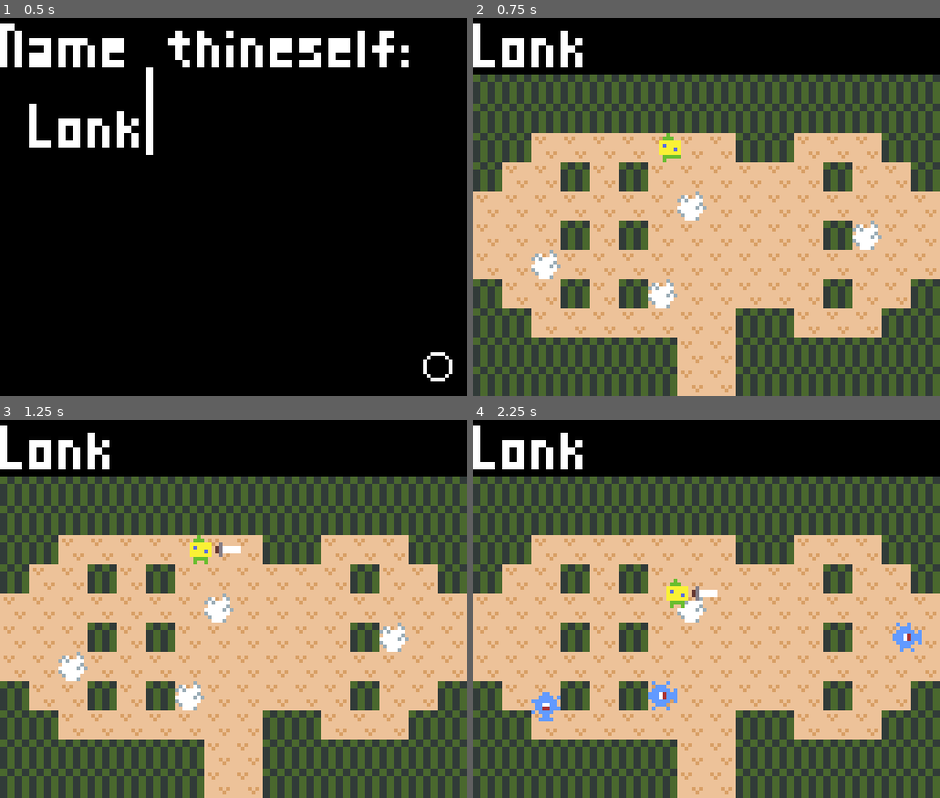
Above: before the commit, frames 1-4 (two rows, left to right).
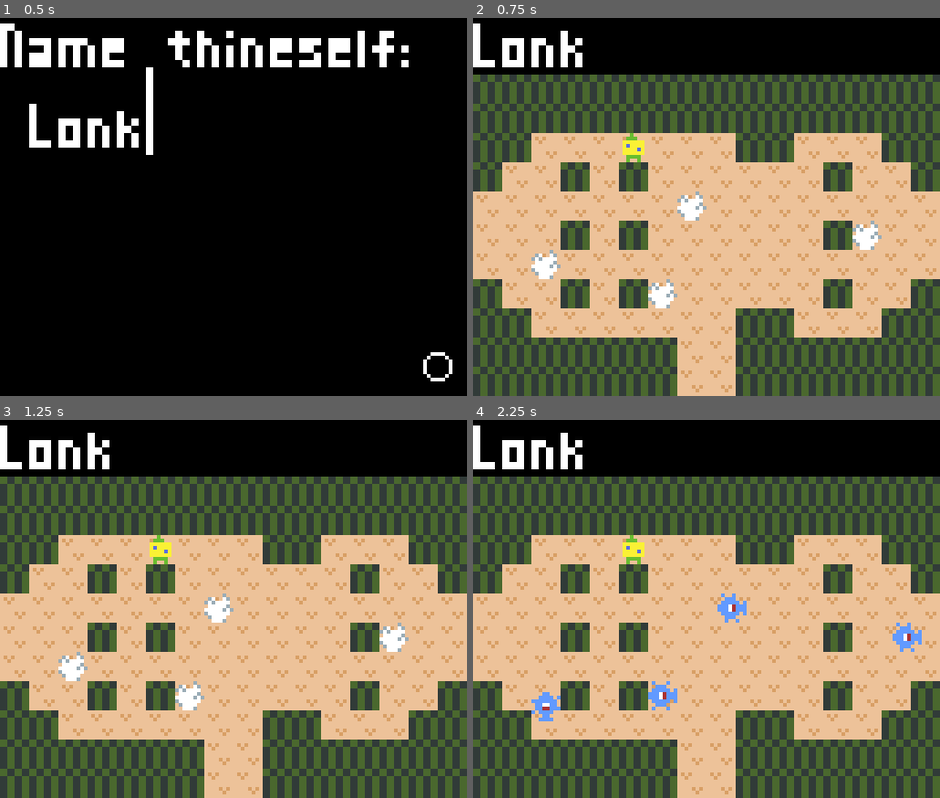
Above: after the commit, the same moments.

Repository: Stumpbeard/online-link
Game: Godot game, scene res://Master.tscn
Same seed, same stepped clock (60 frames per second), same inputs: the game is played once before the commit and once after it.
Inputs (mouse positions are in pixels of both pictures, inside the frame that each line leads up to):
- Up to frame 1 (0.5 s): no input
- Up to frame 2 (0.75 s): tap Enter (ui_accept) at 0.5 s; move the mouse to (911, 365) at 0.52 s; hold Right (ui_right) from 0.53 s (still down); hold Z from 0.53 s (still down); click (911, 365) at 0.67 s
- Up to frame 3 (1.25 s): keep holding Right (ui_right); keep holding Z; tap Enter (ui_accept) at 0.77, 0.8, 1.07 s
- Up to frame 4 (2.25 s): tap Enter (ui_accept) at 1.25, 1.35, 1.52, 1.82 s; move the mouse to (613, 612) at 1.27 s; release Right (ui_right) at 1.28 s; release Z at 1.28 s; hold Down (ui_down) 1.28-2.03 s; tap Z at 1.55 s; move the mouse to (753, 503) at 2.02 s; hold Right (ui_right) from 2.03 s (still down); hold Z from 2.03 s (still down)

Frame 1 is identical in both runs. In frame 2, 0.5% of the frame differs, in the area x 32-45%, y 30-39%; in frame 3, 0.6%; in frame 4, 1.2%, in the area x 32-59%, y 30-54%.

Commit message:
The dudes be walking around separate

Diff:
--- a/Game.gd
+++ b/Game.gd
@@ -10,7 +10,11 @@
 func _ready():
 	var player = load("res://Link.tscn").instance()
 	player.position = Vector2(44, 44)
+	var id = str(get_tree().get_network_unique_id())
+	player.set_name(id)
 	add_child(player)
+	if is_network_master():
+		get_tree().root.get_child(0).player_info["1"] = player
 
 
 # Called every frame. 'delta' is the elapsed time since the previous frame.
--- a/Link.gd
+++ b/Link.gd
@@ -22,16 +22,31 @@
 	if dead:
 		return
 	var move = Vector2()
-	if !attacking:
-		if Input.is_action_pressed("ui_left"):
-			move.x -= 1
-		if Input.is_action_pressed("ui_right"):
-			move.x += 1
-		if Input.is_action_pressed("ui_up"):
-			move.y -= 1
-		if Input.is_action_pressed("ui_down"):
-			move.y += 1
+	if str(get_tree().get_network_unique_id()) == get_name():
+		if !attacking:
+			if Input.is_action_pressed("ui_left"):
+				move.x -= 1
+			if Input.is_action_pressed("ui_right"):
+				move.x += 1
+			if Input.is_action_pressed("ui_up"):
+				move.y -= 1
+			if Input.is_action_pressed("ui_down"):
+				move.y += 1
+			if Input.is_key_pressed(KEY_Z):
+				rpc('attack')
 
+	rpc('move_character', move)
+
+remotesync func move_character(move_data):
+	var move = Vector2(move_data)
+	if move.x < 0:
+		direction = 'left'
+	if move.x > 0:
+		direction = 'right'
+	if move.y < 0:
+		direction = 'up'
+	if move.y > 0:
+		direction = 'down'
 	move = move.normalized()
 	move_and_slide(move * speed)
 	if move.x < 0:
@@ -49,23 +64,7 @@
 		if collider.has_method('is_enemy') and collider.is_enemy():
 			die()
 
-func _input(event):
-	if dead:
-		return
-	if event is InputEventKey:
-		if event.pressed and event.scancode == KEY_RIGHT:
-			direction = 'right'
-		elif event.pressed and event.scancode == KEY_LEFT:
-			direction = 'left'
-		elif event.pressed and event.scancode == KEY_UP:
-			direction = 'up'
-		elif event.pressed and event.scancode == KEY_DOWN:
-			direction = 'down'
-
-		if !attacking and Input.is_action_just_pressed("ui_accept"):
-			attack()
-
-func attack():
+remotesync func attack():
 	match direction:
 		'right':
 			$sword.rotation_degrees = 0
@@ -85,8 +84,26 @@
 	$sword.monitoring = false
 	attacking = false
 
-func die():
+remotesync func die():
 	dead = true
 	$AnimatedSprite.play("cloud")
 	yield(get_tree().create_timer(1), "timeout")
-	queue_free()
+	visible = false
+	$CollisionShape2D.disabled = true
+
+
+func serialize():
+	return {
+		"position": position,
+		"animation": $AnimatedSprite.animation,
+		"direction": direction,
+		"attacking": attacking,
+		"dead": dead
+	}
+
+func deserialize(data):
+	position = Vector2(data["position"])
+	$AnimatedSprite.play(data["animation"])
+	direction = data["direction"]
+	attacking = data["attacking"]
+	dead = data["dead"]
--- a/Link.tscn
+++ b/Link.tscn
@@ -12,13 +12,13 @@
 atlas = ExtResource( 1 )
 region = Rect2( 40, 0, 8, 8 )
 
+[sub_resource type="AtlasTexture" id=11]
+atlas = ExtResource( 1 )
+region = Rect2( 24, 8, 8, 8 )
+
 [sub_resource type="AtlasTexture" id=5]
 atlas = ExtResource( 1 )
 region = Rect2( 24, 0, 8, 8 )
-
-[sub_resource type="AtlasTexture" id=11]
-atlas = ExtResource( 1 )
-region = Rect2( 24, 8, 8, 8 )
 
 [sub_resource type="SpriteFrames" id=6]
 animations = [ {
@@ -27,14 +27,14 @@
 "name": "walk",
 "speed": 5.0
 }, {
+"frames": [ SubResource( 11 ) ],
+"loop": true,
+"name": "cloud",
+"speed": 5.0
+}, {
 "frames": [ SubResource( 5 ) ],
 "loop": true,
 "name": "default",
-"speed": 5.0
-}, {
-"frames": [ SubResource( 11 ) ],
-"loop": true,
-"name": "cloud",
 "speed": 5.0
 } ]
 
--- a/Master.gd
+++ b/Master.gd
@@ -6,7 +6,7 @@
 # var b = "text"
 var SERVER_PORT = 8888
 var MAX_PLAYERS = 8
-var SERVER_IP = '0.0.0.0'
+var SERVER_IP = 'localhost'
 
 var player_info = {}
 
@@ -21,15 +21,16 @@
 	get_tree().connect("connected_to_server", self, "_connected_ok")
 
 func start_server():
+	print("started server")
 	var peer = NetworkedMultiplayerENet.new()
 	peer.create_server(SERVER_PORT, MAX_PLAYERS)
 	get_tree().network_peer = peer
 
 func start_client():
+	print("started client")
 	var peer = NetworkedMultiplayerENet.new()
 	peer.create_client(SERVER_IP, SERVER_PORT)
 	get_tree().network_peer = peer
-	print("did thing")
 
 func _connected_fail():
 	print("failed connect")
@@ -37,9 +38,36 @@
 func _connected_ok():
 	print("it worked")
 
+func _player_connected(id):
+	print("player connected")
+	if is_network_master():
+		var player = load("res://Link.tscn").instance()
+		player.position = Vector2(44, 44)
+		player.set_name(str(id))
+		get_node("Game").add_child(player)
+		player_info[str(id)] = player
+		sync_players()
+
 
 func start_game(player_name):
-	start_client()
+	if !$NameScreen.button_pressed:
+		start_server()
+	else:
+		start_client()
 	var game = load('res://Game.tscn').instance()
 	game.change_name(player_name)
 	add_child(game)
+
+func sync_players():
+	for id in player_info:
+		rpc('upsert_player', id, player_info[id].serialize())
+
+remote func upsert_player(id, player):
+	print("attempting to upsert id ", id)
+	print(player)
+	var game = get_node("Game")
+	if !game.get_node(id):
+		var new_player = load("res://Link.tscn").instance()
+		new_player.set_name(id)
+		new_player.deserialize(player)
+		game.add_child(new_player)
--- a/sword.gd
+++ b/sword.gd
@@ -13,7 +13,8 @@
 
 # Called every frame. 'delta' is the elapsed time since the previous frame.
 func _process(delta):
-	var bodies = get_overlapping_bodies()
-	if bodies:
-		if bodies[0].has_method('is_enemy') and bodies[0].is_enemy():
-			bodies[0].die()
+	if monitoring:
+		var bodies = get_overlapping_bodies()
+		if bodies:
+			if bodies[0].has_method('is_enemy') and bodies[0].is_enemy():
+				bodies[0].die()
Not shown, added: export_presets.cfg
Not shown, added: online-link.dmg
